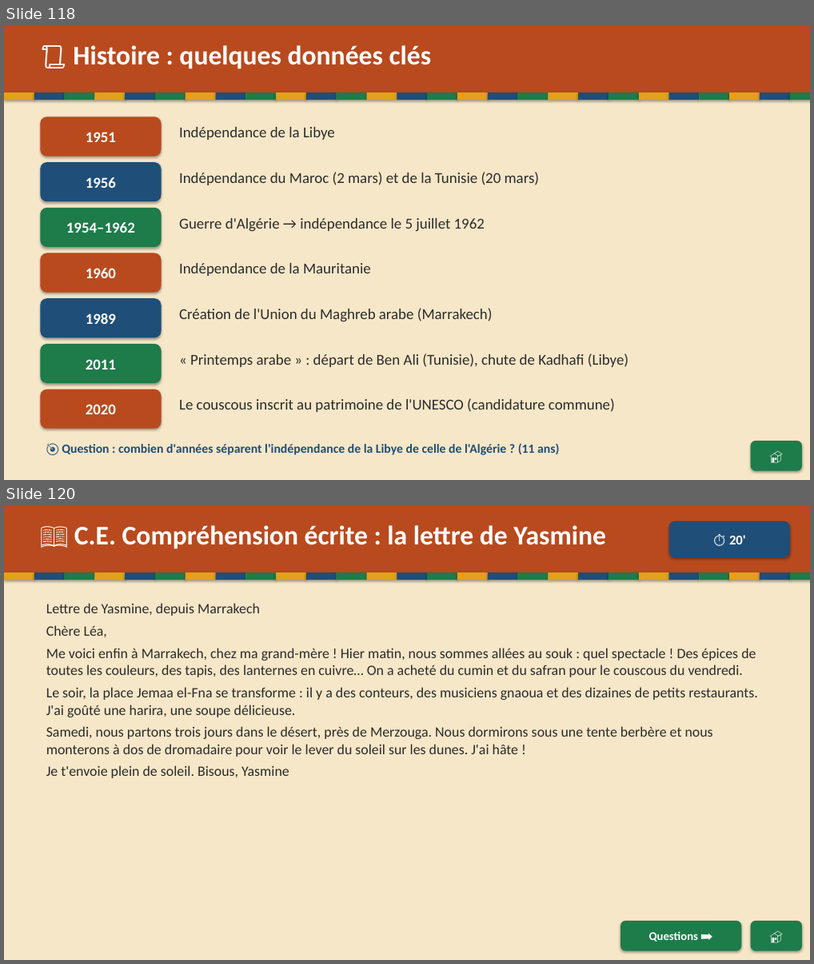
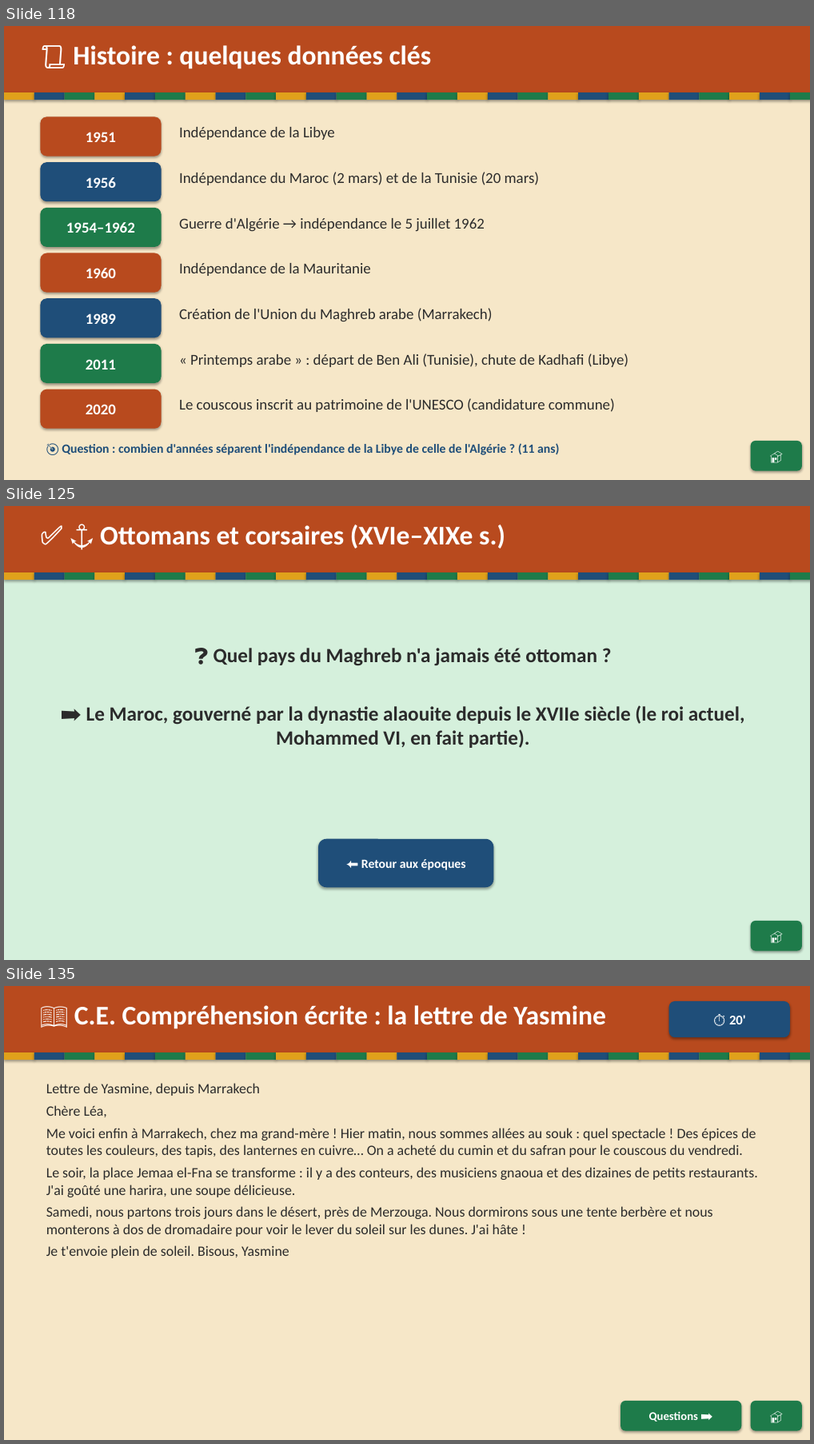
Before and after one commit to Paquereauman/Paquereauman, a slide deck: maghreb/maghreb-interactif.pptx. Shown one above the other, each under a label of ours: slides 118 and 120 before the commit, slides 118, 125 and 135 after it; the slides between them are not shown. The pictures are 814x964 and 814x1444 pixels, drawn with LibreOffice and Linux fonts; fonts in the diff are those of the drawing. Boxes give left, top, right and bottom in pixels: in the first picture for what was removed or moved away, otherwise in the second. Text is boxed around its words. In the diff, an @@ line names an element or a change of style, - is before the commit and + after.

```diff
--- a/maghreb/maghreb-interactif.pptx
+++ b/maghreb/maghreb-interactif.pptx
@@ slide 125 added at (4, 506, 810, 960), background #FFFFFF @@
@@ rectangle added at (4, 506, 810, 960), fill #D5F0DC @@
@@ rectangle added at (4, 506, 810, 572), fill #B84A1E @@
@@ text added at (100, 524, 506, 548), 32 pt, text #FFFFFF, bold @@
+✅ ⚓ Ottomans et corsaires (XVIe–XIXe s.)
@@ rectangle added at (4, 572, 34, 580), fill #E0A11B @@
@@ rectangle added at (34, 572, 65, 580), fill #1F4E79 @@
@@ rectangle added at (65, 572, 94, 580), fill #1E7B4A @@
@@ rectangle added at (94, 572, 125, 580), fill #E0A11B @@
@@ rectangle added at (125, 572, 155, 580), fill #1F4E79 @@
@@ rectangle added at (155, 572, 186, 580), fill #1E7B4A @@
@@ rectangle added at (186, 572, 216, 580), fill #E0A11B @@
@@ rectangle added at (216, 572, 246, 580), fill #1F4E79 @@
@@ rectangle added at (246, 572, 276, 580), fill #1E7B4A @@
@@ rectangle added at (276, 572, 306, 580), fill #E0A11B @@
@@ rectangle added at (306, 572, 337, 580), fill #1F4E79 @@
@@ rectangle added at (337, 572, 367, 580), fill #1E7B4A @@
@@ rectangle added at (367, 572, 398, 580), fill #E0A11B @@
@@ rectangle added at (398, 572, 427, 580), fill #1F4E79 @@
@@ rectangle added at (427, 572, 458, 580), fill #1E7B4A @@
@@ rectangle added at (458, 572, 488, 580), fill #E0A11B @@
@@ rectangle added at (488, 572, 518, 580), fill #1F4E79 @@
@@ rectangle added at (518, 572, 549, 580), fill #1E7B4A @@
@@ rectangle added at (549, 572, 578, 580), fill #E0A11B @@
@@ rectangle added at (578, 572, 609, 580), fill #1F4E79 @@
@@ rectangle added at (609, 572, 639, 580), fill #1E7B4A @@
@@ rectangle added at (639, 572, 670, 580), fill #E0A11B @@
@@ rectangle added at (670, 572, 700, 580), fill #1F4E79 @@
@@ rectangle added at (700, 572, 730, 580), fill #1E7B4A @@
@@ rectangle added at (730, 572, 760, 580), fill #E0A11B @@
@@ rectangle added at (760, 572, 790, 580), fill #1F4E79 @@
@@ rectangle added at (790, 572, 810, 580), fill #1E7B4A @@
@@ text added at (86, 648, 746, 748), 24 pt, text #2B2B2B, bold @@
+❓ Quel pays du Maghreb n'a jamais été ottoman ?
+➡️ Le Maroc, gouverné par la dynastie alaouite depuis le XVIIe siècle (le roi actuel, Mohammed VI, en fait partie).
@@ rounded rectangle added at (318, 839, 494, 887), fill #1F4E79, 15 pt, text #FFFFFF, bold @@
+⬅️ Retour aux époques
@@ rounded rectangle added at (751, 920, 802, 951), fill #1E7B4A, 16 pt, text #FFFFFF, bold @@
+🏠
@@ what was slide 120 is now slide 135 @@
```
Also in this commit, not shown: 2 slides changed, 14 other slides added, 1 other file.
